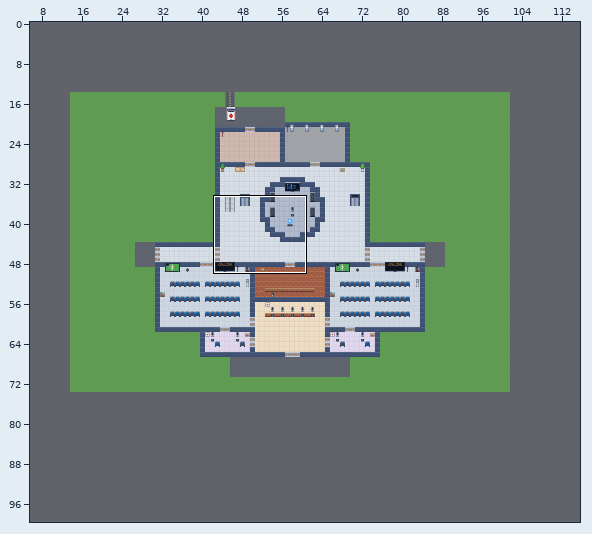
Tiled map (JSON) -- hospital2d/maps/floor0.tmj. Above, an overview of the earlier version with the close-up marked.
Close-up. The starting point:
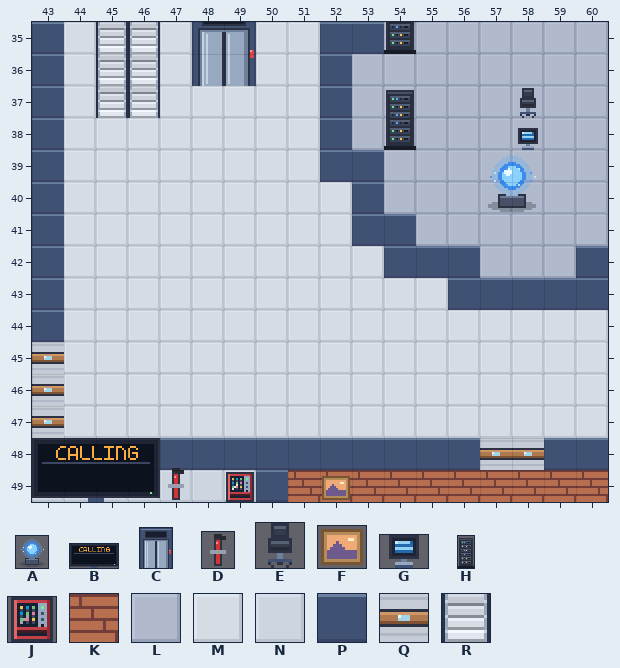
Cells are 16x16 px. Shown: x 43..60, y 35..49. The commit also changed other parts of the map, which this record leaves out. The old version is drawn lined up with the new one.
Key: from "hospital": A 0 "ai_core", B 16 "call_screen", C 25 "elevator", D 29 "fire_extinguisher", E 37 "office_chair", F 40 "painting_1", G 41 "pc", H 45 "server_rack", J 58 "vending", K 61 "floor_bar", L 62 "floor_control", M 63 "floor_corridor", N 74 "floor_waiting", P 75 "wall", Q 76 "door", R 77 "stairs".
_ is an empty cell.
Objects are placed by their top-left corner, in cells (3,4 is the top-left corner of cell 3,4); size is 1x1 cell unless given.
Layer "ground" before, first column x 43:
35 PMRRMMMMMPPLLLLLLL
36 PMRRMMMMMPLLLLLLLL
37 PMRRMMMMMPLLLLLLLL
38 PMMMMMMMMPLLLLLLLL
39 PMMMMMMMMPPLLLLLLL
40 PMMMMMMMMMPLLLLLLL
41 PMMMMMMMMMPPLLLLLL
42 PMMMMMMMMMMPPPLLLP
43 PMMMMMMMMMMMMPPPPP
44 PMMMMMMMMMMMMMMMMM
45 QMMMMMMMMMMMMMMMMM
46 QMMMMMMMMMMMMMMMMM
47 QMMMMMMMMMMMMMMMMM
48 PPPPPPPPPPPPPPQQPP
49 NNNNNNNPKKKKKKKKKK
Objects on layer "furniture" before:
H "server_rack" at 54,34 size 1x2
C "elevator" at 48,34.5 size 2x2.5
E "office_chair" at 58,37.1 size 1x0.9
G "pc" at 58,38.3 size 1x0.7
H "server_rack" at 54,37 size 1x2
A "ai_core" at 57,39 size 2x2
J "vending" at 49,49.1 size 1x0.9
D "fire_extinguisher" at 47,48.9 size 1x1.1
F "painting_1" at 52,49.1 size 1x0.9
B "call_screen" at 43,48 size 4x2
Once edited:
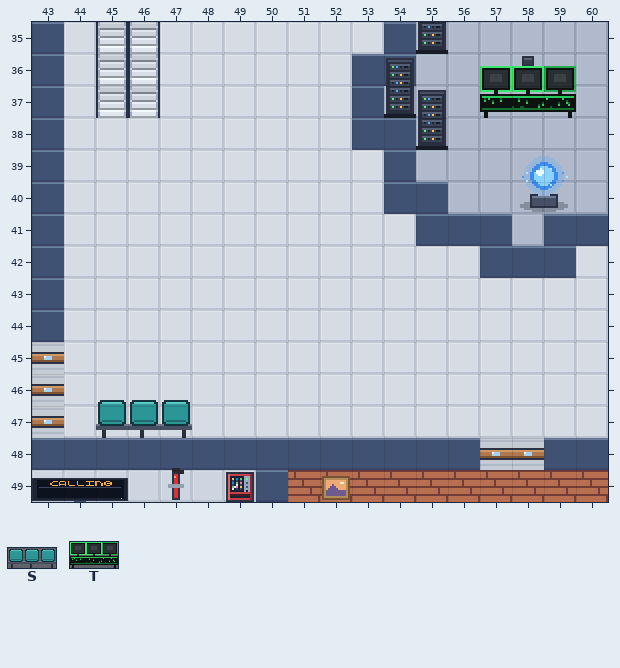
Further tiles: from "hospital": S 7 "bench_up", T 14 "boss_desk_0".
The exact change:
map size 88x60 -> 116x100 cells (old content now starts at 14,14; both pictures use the new coordinates)
Layer "ground":
Tile M replaces tile P in row 35 at x 52 to 53; in rows 36 to 38 at x 52; in row 39 at x 52 to 53; in row 40 at x 53; in row 41 at x 53 to 54; in row 42 at x 54 to 56 and 60.
Tile M replaces tile P in row 43 at x 56 to 60.
Tile P replaces tile L in row 35 at x 54; in row 36 at x 53 to 54; in row 37 at x 53; in row 38 at x 53 to 54; in row 39 at x 54; in row 40 at x 54 to 55.
Tile P replaces tile L in row 41 at x 55 to 57 and 59 to 60; in row 42 at x 57 to 59.
Layer "furniture":
Object B "call_screen" at 43,48 size 4x2 becomes B "call_screen" at 43,49.2 size 3x0.8.
A new object: H "server_rack" at 55,34 size 1x2.
A new object: E "office_chair" at 58,36.1 size 1x0.9.
A new object: H "server_rack" at 54,36 size 1x2.
A new object: T "boss_desk_0" at 57,36.4 size 3x1.6.
A new object: H "server_rack" at 55,37 size 1x2.
A new object: A "ai_core" at 58,39 size 2x2.
A new object: S "bench_up" at 45,46.8 size 3x1.2.
Object H "server_rack" at 54,34 size 1x2 is removed.
Object C "elevator" at 48,34.5 size 2x2.5 is removed.
Object E "office_chair" at 58,37.1 size 1x0.9 is removed.
Object G "pc" at 58,38.3 size 1x0.7 is removed.
Object H "server_rack" at 54,37 size 1x2 is removed.
Object A "ai_core" at 57,39 size 2x2 is removed.
Pixel boxes of the changes (left, top, right, bottom) in both close-ups:
removed: (192, 22, 256, 86)
changed: (320, 22, 608, 310)
changed: (32, 400, 192, 502)
